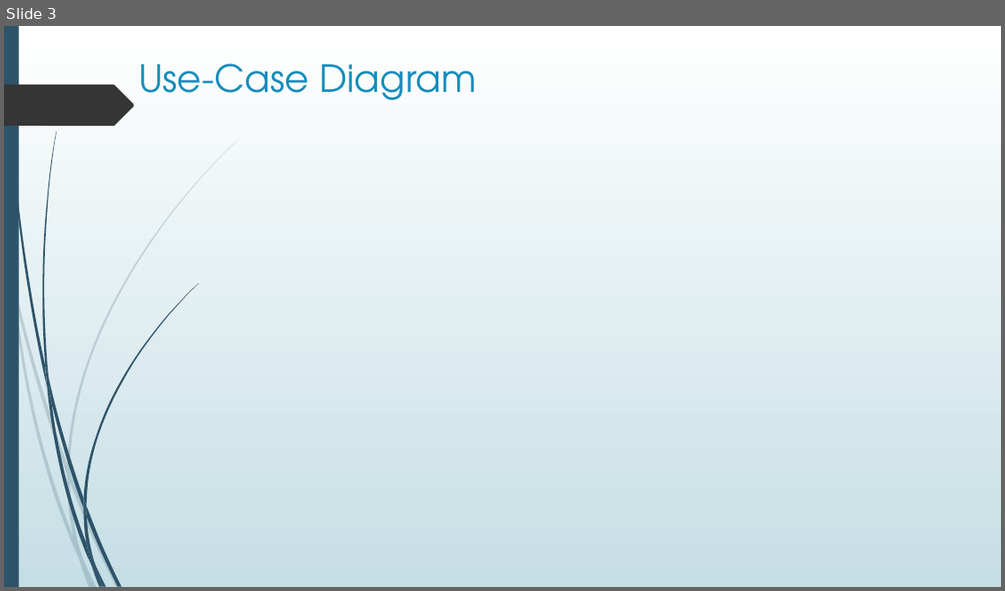
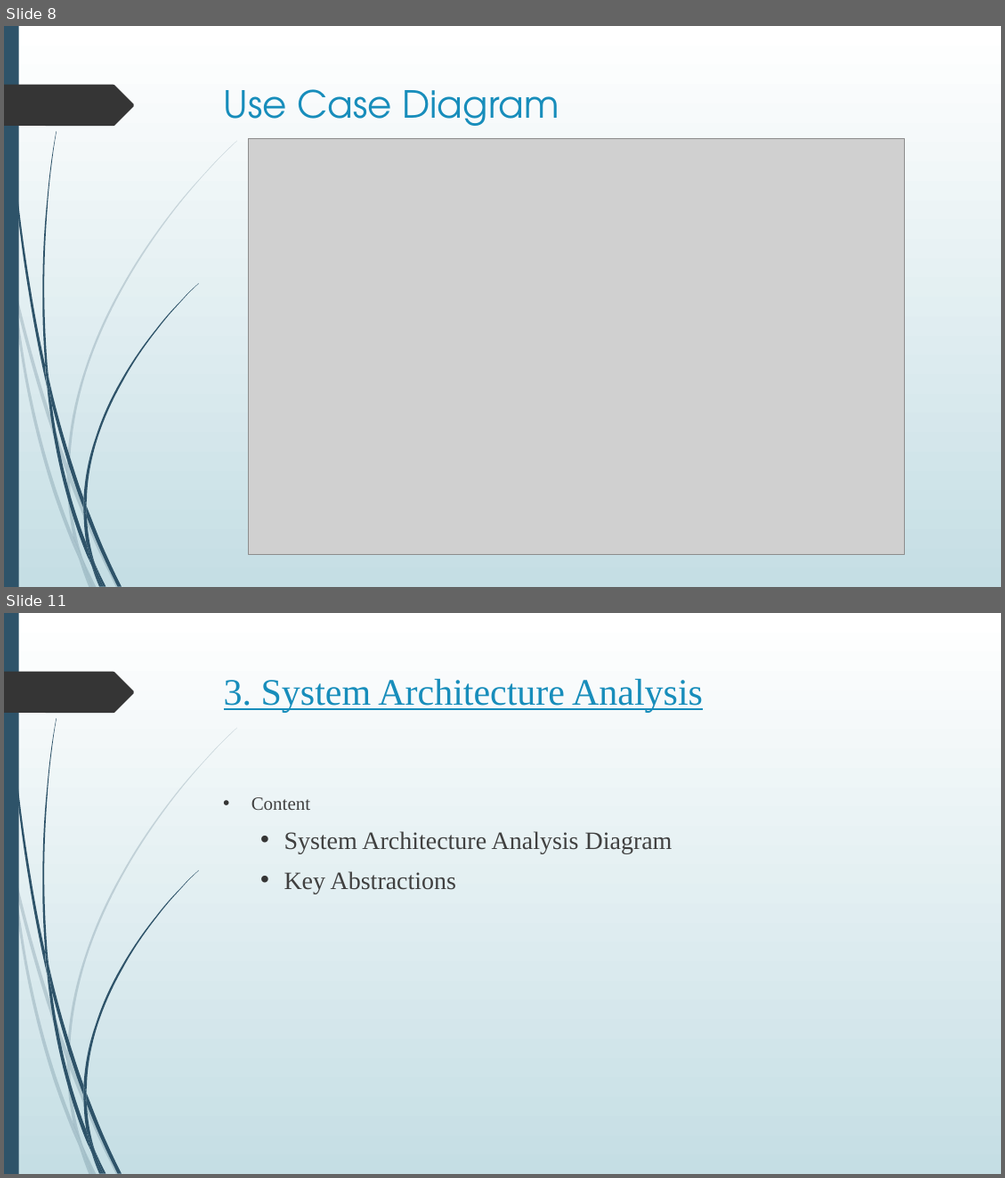
Before and after one commit to robel921/SE-TruckingCompanyMS, a slide deck: Documents/Project_Presentation1.pptx. Shown one above the other, each under a label of ours: slide 3 before the commit, slides 8 and 11 after it; the slides between them are not shown. The pictures are 1005x591 and 1005x1178 pixels, drawn with LibreOffice and Linux fonts; fonts in the diff are those of the drawing; grey boxes stand for pictures. Boxes give left, top, right and bottom in pixels: in the first picture for what was removed or moved away, otherwise in the second. Text is boxed around its words. In the diff, an @@ line names an element or a change of style, - is before the commit and + after.

```diff
--- a/Documents/Project_Presentation1.pptx
+++ b/Documents/Project_Presentation1.pptx
@@ slide 11 added at (4,613,1001,1174), background gradient #FFFFFF to #C5DEE5; not listed: 24 template elements that a slide beside it also shows @@
@@ title added at (224,679,703,712), 36 pt, text #178DBB, underline @@
+3. System Architecture Analysis
@@ text added at (251,797,672,893), 24 pt, text #404040 @@
+• Content
+  • System Architecture Analysis Diagram
+  • Key Abstractions
@@ what was slide 3 is now slide 8 @@
@@ slide 8 changed as well @@
@@ title at (224,89,559,126): text changed @@
-Use-Case Diagram
+Use Case Diagram
@@ picture added at (249,138,905,555) @@
```
Also in this commit, not shown: 1 other slide changed, 17 other slides added, 2 slides removed.
